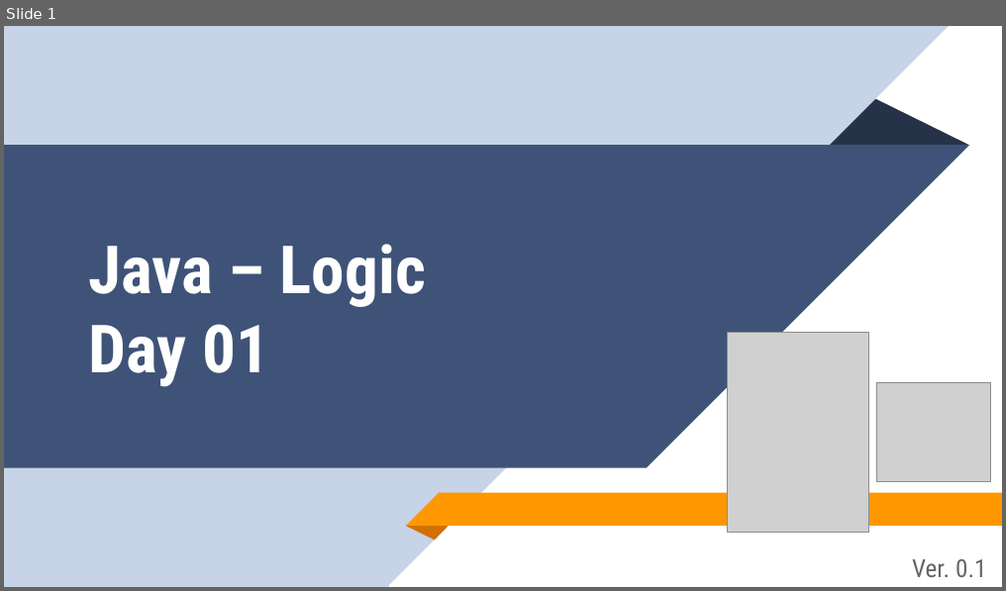
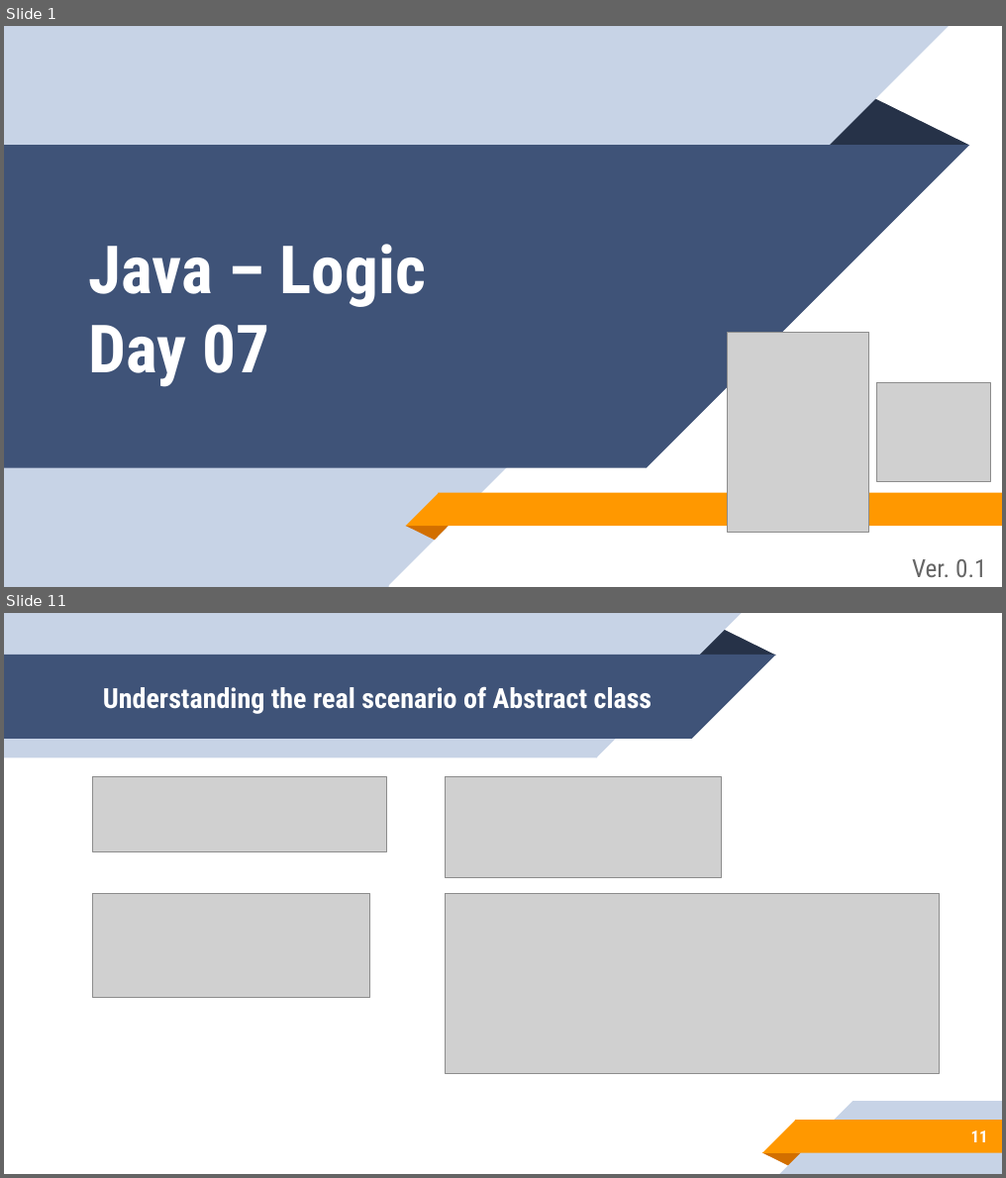
Before and after one commit to aronipurwanto/materi-xa, a slide deck: java/java-logic/Slide-Java-Logic-07.pptx. Shown one above the other, each under a label of ours: slide 1 before the commit, slides 1 and 11 after it; the slides between them are not shown. The pictures are 1006x591 and 1006x1178 pixels, drawn with LibreOffice and Linux fonts; fonts in the diff are those of the drawing; grey boxes stand for pictures. Boxes give left, top, right and bottom in pixels: in the first picture for what was removed or moved away, otherwise in the second. Text is boxed around its words. In the diff, an @@ line names an element or a change of style, - is before the commit and + after.

Commit message:
update logic 6

```diff
--- a/java/java-logic/Slide-Java-Logic-07.pptx
+++ b/java/java-logic/Slide-Java-Logic-07.pptx
@@ slide 11 added at (4,613,1002,1174), background #FFFFFF @@
@@ group added at (4,613,775,758): 2 rectangles, 2 right triangles, 1 triangle @@
@@ title added at (103,686,652,714), 20 pt, text #FFFFFF, bold @@
+Understanding the real scenario of Abstract class
@@ picture added at (93,777,386,853) @@
@@ picture added at (446,777,723,878) @@
@@ picture added at (93,893,370,997) @@
@@ picture added at (446,893,941,1074) @@
@@ group added at (762,1101,1002,1173): 2 rectangles, 2 right triangles, 1 triangle @@
@@ page number added at (971,1131,988,1143), 12 pt, text #FFFFFF, bold @@
+11
@@ slide 1 changed as well @@
@@ title at (89,244,426,387): text changed @@
-Java – Logic
-Day 01
+Java – Logic
+Day 07
```
Also in this commit, not shown: 12 other slides changed, 39 other slides added, 21 slides removed, 41 other files.
